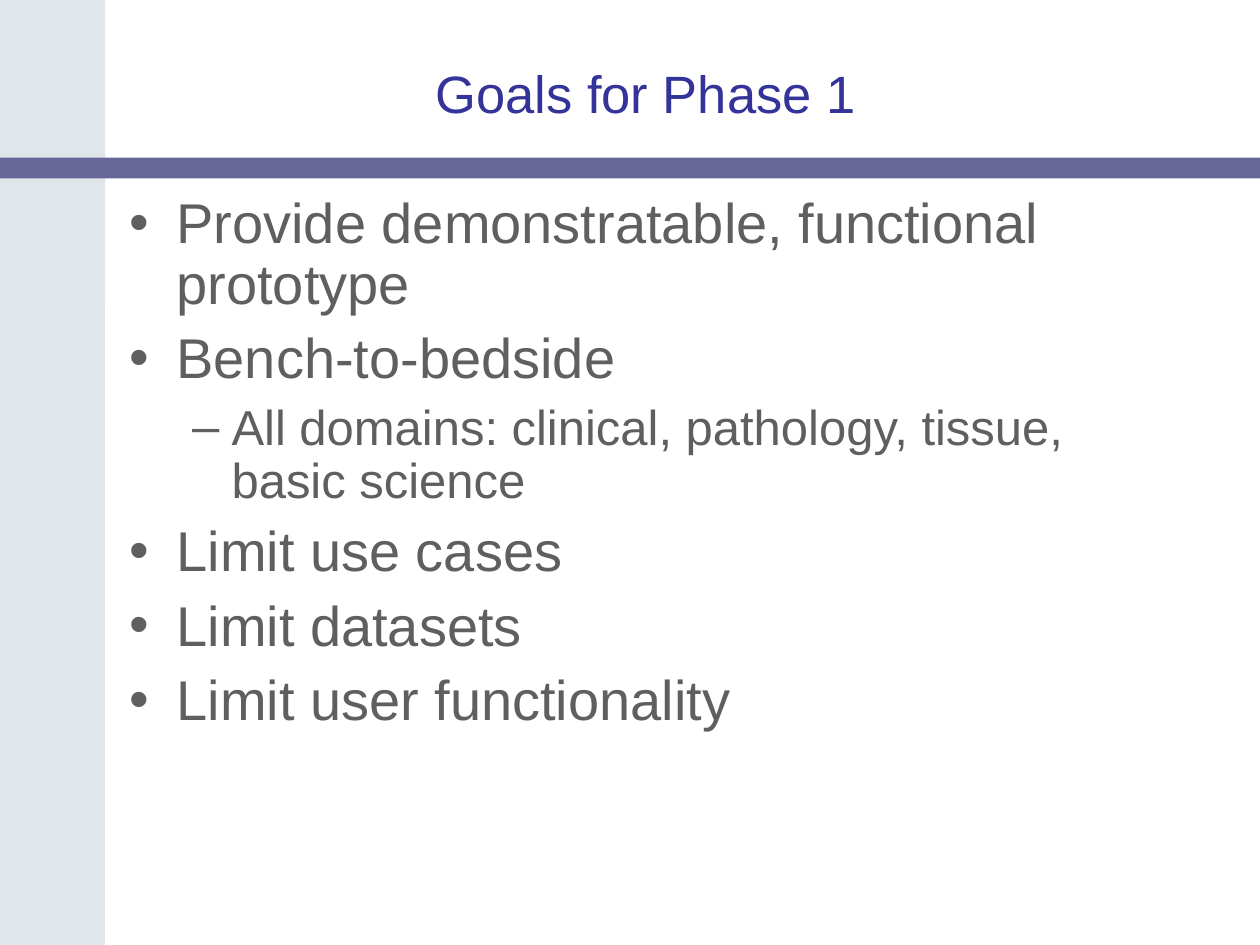
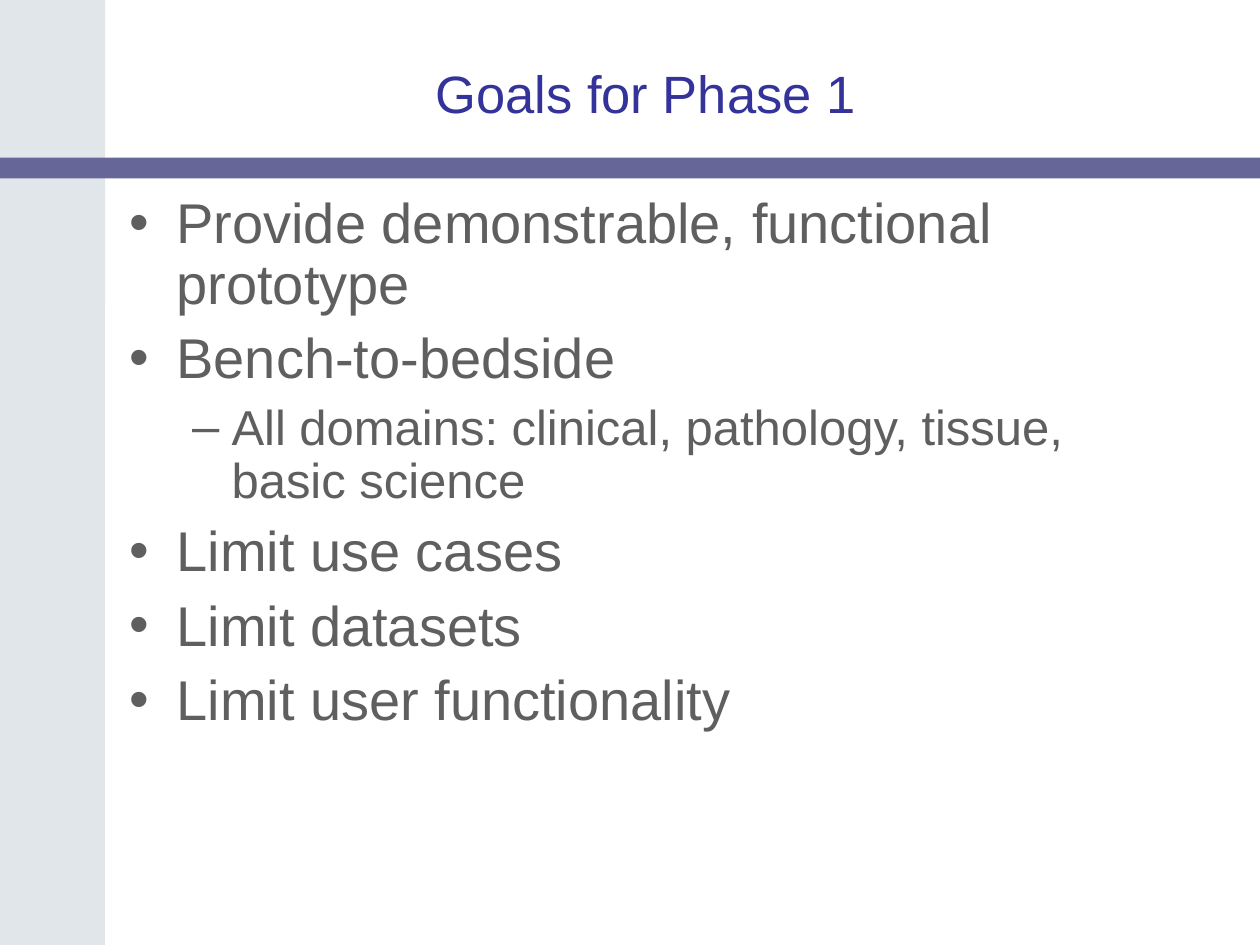
Before and after one commit to NCIP/catrip, a slide deck: slide 20 of catrip/documentation/presentations/breast_clinic_2006_06_19/duke_breast_clinic_2006_06_13.ppt. Drawn at 1260x945 pixels with LibreOffice and Linux fonts; fonts in the diff are those of the drawing; background and template pictures are left out. Boxes give left, top, right and bottom in pixels: in the first picture for what was removed or moved away, otherwise in the second. Text is boxed around its words. In the diff, an @@ line names an element or a change of style, - is before the commit and + after.

```diff
--- a/catrip/documentation/presentations/breast_clinic_2006_06_19/duke_breast_clinic_2006_06_13.ppt
+++ b/catrip/documentation/presentations/breast_clinic_2006_06_19/duke_breast_clinic_2006_06_13.ppt
@@ text at bbox=[176, 202, 992, 315]: text changed @@
-• Provide demonstratable, functional prototype
+• Provide demonstrable, functional prototype
```
Also in this commit, not shown: 1 other slide changed, 1 slide added, 1 slide removed.
